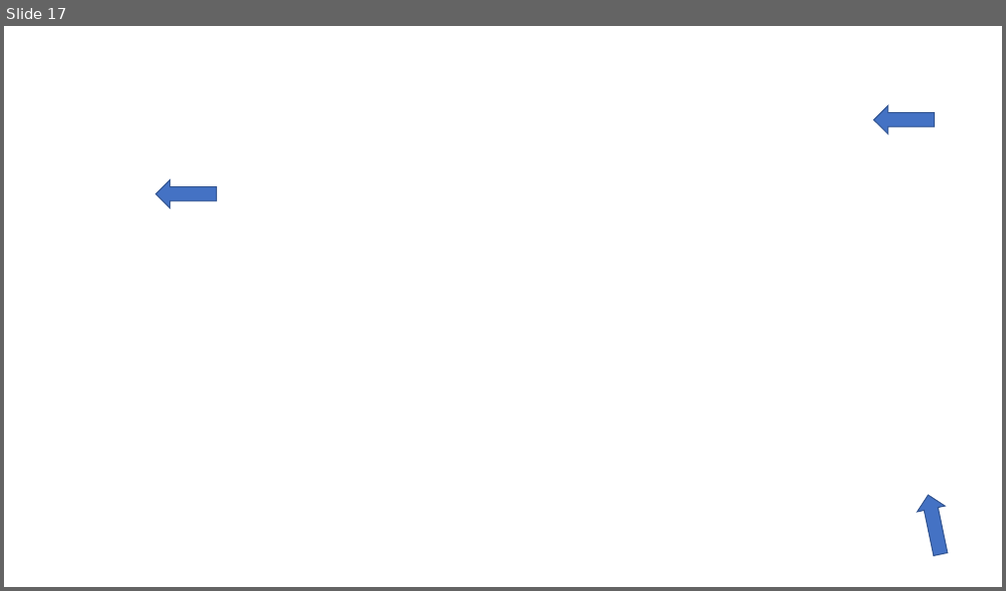
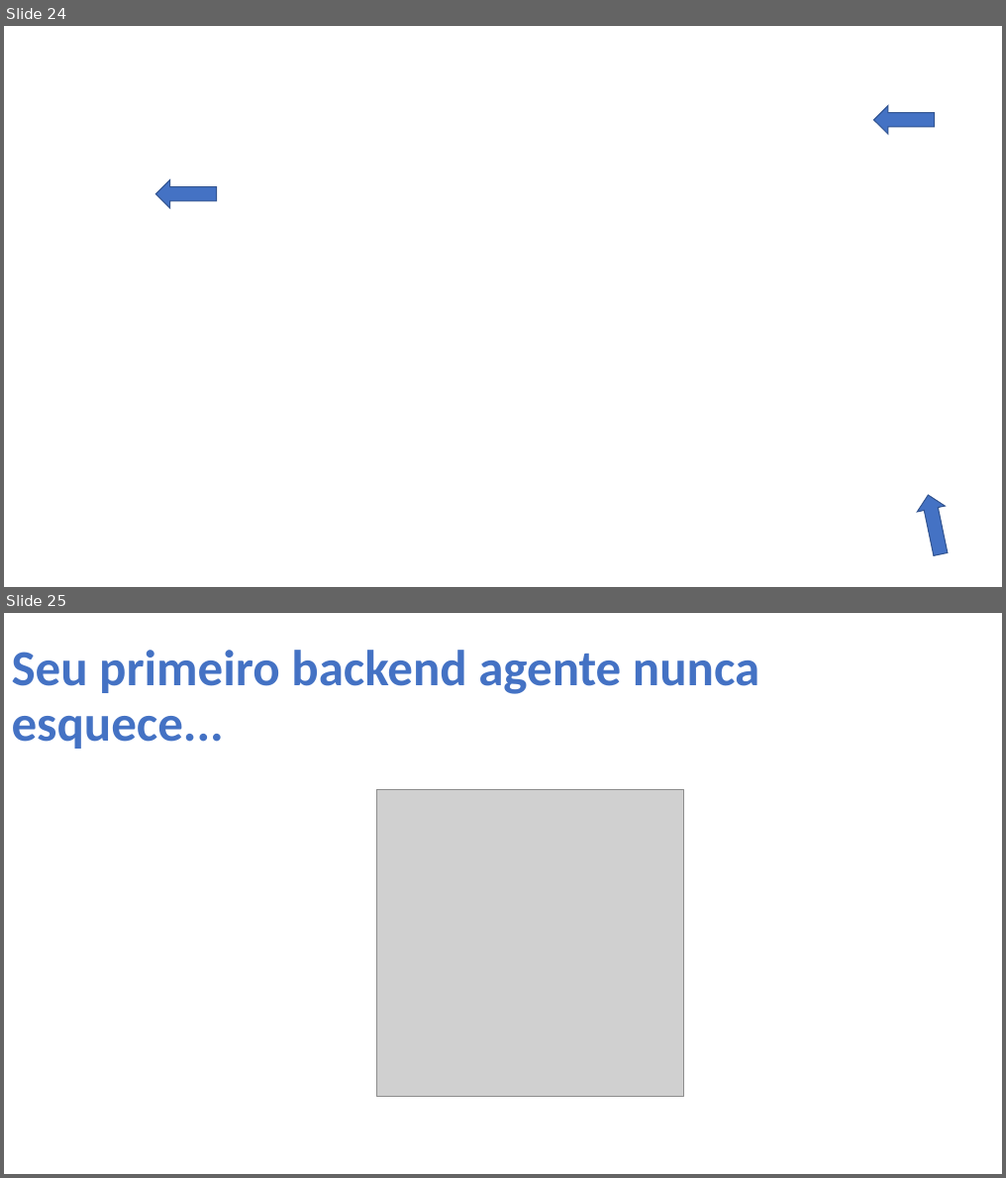
Before and after one commit to duarterafael/web-programming-classroom, a slide deck: classes/Aula2-Backend.pptx. Shown one above the other, each under a label of ours: slide 17 before the commit, slides 24 and 25 after it. The pictures are 1006x591 and 1006x1178 pixels, drawn with LibreOffice and Linux fonts; fonts in the diff are those of the drawing; grey boxes stand for pictures; background and template pictures are left out. Boxes give left, top, right and bottom in pixels: in the first picture for what was removed or moved away, otherwise in the second. Text is boxed around its words. In the diff, an @@ line names an element or a change of style, - is before the commit and + after.

```diff
--- a/classes/Aula2-Backend.pptx
+++ b/classes/Aula2-Backend.pptx
@@ slide 25 added at bbox=[4, 613, 1002, 1174], background #FFFFFF @@
@@ title added at bbox=[12, 650, 759, 749], 48.6 pt, text #4472C4, bold @@
+Seu primeiro backend agente nunca esquece...
@@ picture added at bbox=[377, 789, 684, 1096] @@
@@ what was slide 17 is now slide 24 @@
```
Also in this commit, not shown: 1 slide changed, 9 other slides added.
